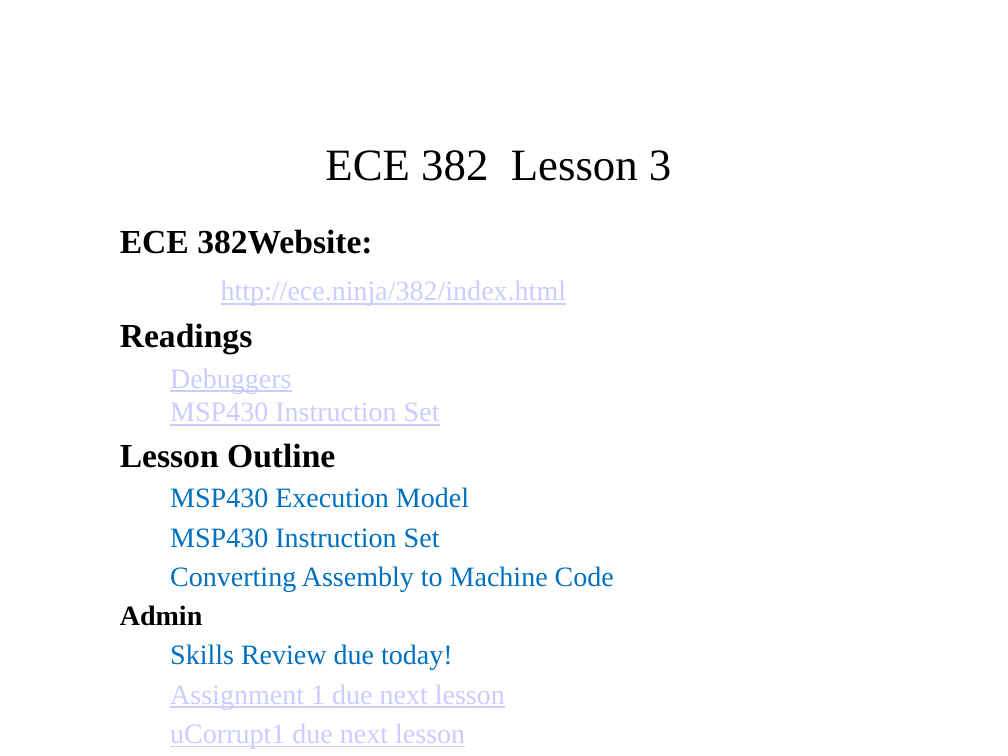
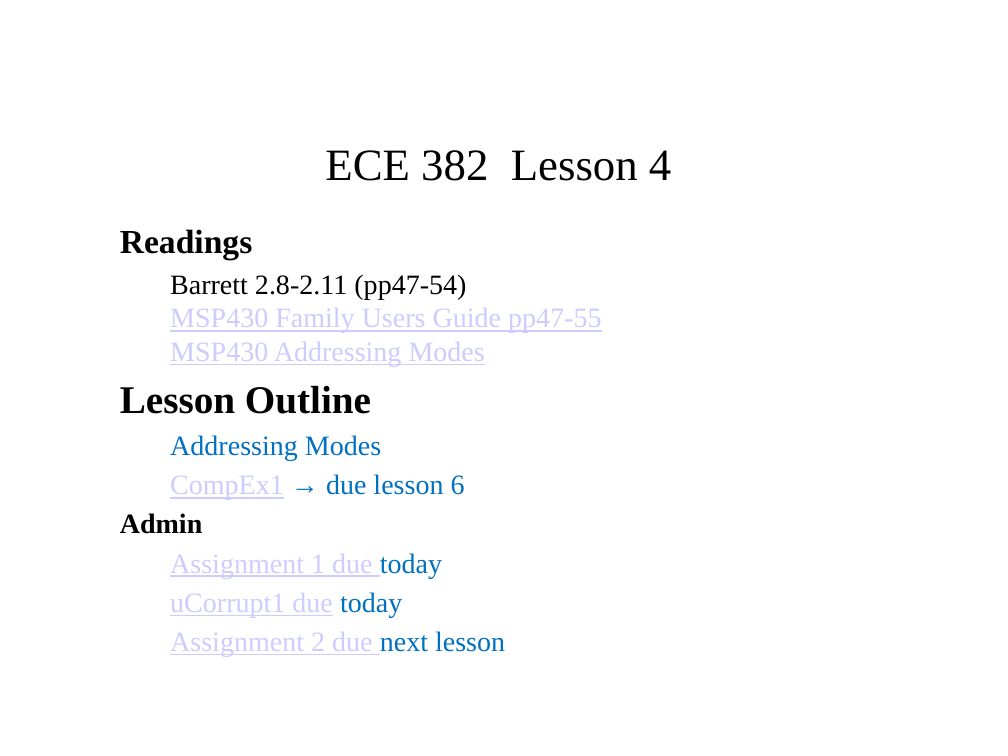
Before and after one commit to pw4rn3r/ECE382, a slide deck: slide 1 of notes/L4/Lsn4.pptx. Drawn at 1008x756 pixels with LibreOffice and Linux fonts; fonts in the diff are those of the drawing. Boxes give left, top, right and bottom in pixels: in the first picture for what was removed or moved away, otherwise in the second. Text is boxed around its words. In the diff, an @@ line names an element or a change of style, - is before the commit and + after.

Commit message:
Fixing Lesson 4 Slides.

```diff
--- a/notes/L4/Lsn4.pptx
+++ b/notes/L4/Lsn4.pptx
@@ title at (325,150,671,181): text changed @@
-ECE 382 Lesson 3
+ECE 382 Lesson 4
@@ subtitle at (120,229,566,306): paragraphs removed @@
-ECE 382Website:
-http://ece.ninja/382/index.html
@@ subtitle at (170,274,601,366): text changed @@
-  Debuggers
-  MSP430 Instruction Set
+  Barrett 2.8-2.11 (pp47-54)
+  MSP430 Family Users Guide pp47-55
+  MSP430 Addressing Modes
@@ subtitle at (120,385,371,414): size 24 to 28 pt in "Lesson Outline" @@
@@ subtitle at (170,435,465,500): text changed @@
-  MSP430 Execution Model
-  MSP430 Instruction Set
-  Converting Assembly to Machine Code
+  Addressing Modes
+  CompEx1 → due lesson 6
@@ subtitle at (170,553,505,657): text changed @@
-  Skills Review due today!
-  Assignment 1 due next lesson
-  uCorrupt1 due next lesson
+  Assignment 1 due today
+  uCorrupt1 due today
+  Assignment 2 due next lesson
```
Also in this commit, not shown: 14 other slides changed, 21 slides added, 10 slides removed.
